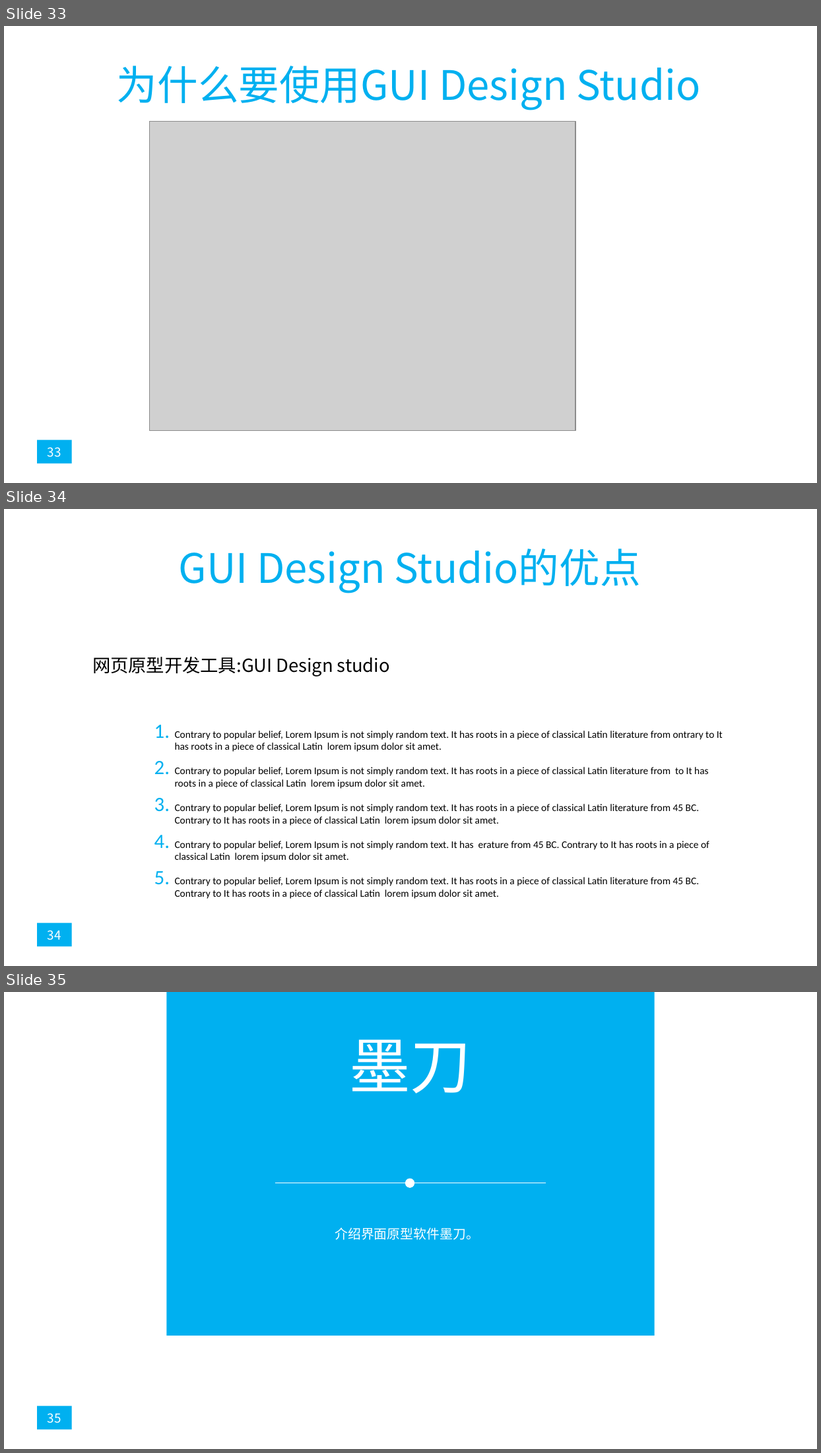
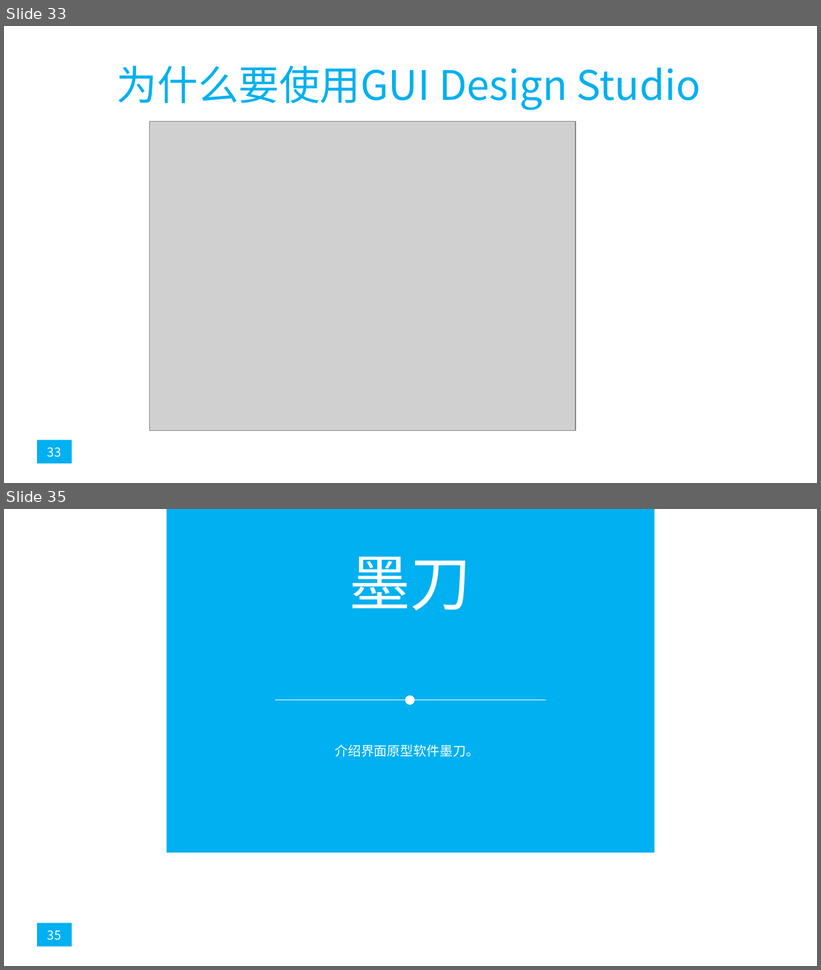
Before and after one commit to popopoi/PRD2018-G07, a slide deck: 非受控文档/翻转课堂PPT/PRD2018-G07-第七周翻转课堂PPT.pptx. Shown one above the other, each under a label of ours: slides 33, 34 and 35 before the commit, slides 33 and 35 after it; the slides between them are not shown. The pictures are 821x1453 and 821x970 pixels, drawn with LibreOffice and Linux fonts; fonts in the diff are those of the drawing; grey boxes stand for pictures. Boxes give left, top, right and bottom in pixels: in the first picture for what was removed or moved away, otherwise in the second. Text is boxed around its words. In the diff, an @@ line names an element or a change of style, - is before the commit and + after.

Commit message:
修订 《PRD2018-G07-第七周翻转课堂PPT》[修订的内容：绩效评价更新，page34,37更新]

```diff
--- a/非受控文档/翻转课堂PPT/PRD2018-G07-第七周翻转课堂PPT.pptx
+++ b/非受控文档/翻转课堂PPT/PRD2018-G07-第七周翻转课堂PPT.pptx
@@ slide 34 removed at [4, 509, 817, 966], background #FFFFFF @@
@@ title removed at [179, 549, 641, 593] @@
-GUI Design Studio的优点
@@ text removed at [92, 657, 390, 677] @@
-网页原型开发工具:GUI Design studio
@@ text removed at [175, 731, 723, 899] @@
-1. Contrary to popular belief, Lorem Ipsum is not simply random text. It has roots in a piece of classical Latin literature from ontrary to It has roots in a piece of classical Latin lorem ipsum dolor sit amet.
-2. Contrary to popular belief, Lorem Ipsum is not simply random text. It has roots in a piece of classical Latin literature from to It has roots in a piece of classical Latin lorem ipsum dolor sit amet.
-3. Contrary to popular belief, Lorem Ipsum is not simply random text. It has roots in a piece of classical Latin literature from 45 BC. Contrary to It has roots in a piece of classical Latin lorem ipsum dolor sit amet.
-4. Contrary to popular belief, Lorem Ipsum is not simply random text. It has erature from 45 BC. Contrary to It has roots in a piece of classical Latin lorem ipsum dolor sit amet.
-5. Contrary to popular belief, Lorem Ipsum is not simply random text. It has roots in a piece of classical Latin literature from 45 BC. Contrary to It has roots in a piece of classical Latin lorem ipsum dolor sit amet.
@@ rectangle removed at [38, 923, 72, 947] @@
-34
```
Also in this commit, not shown: 3 slides changed, 1 slide added.
